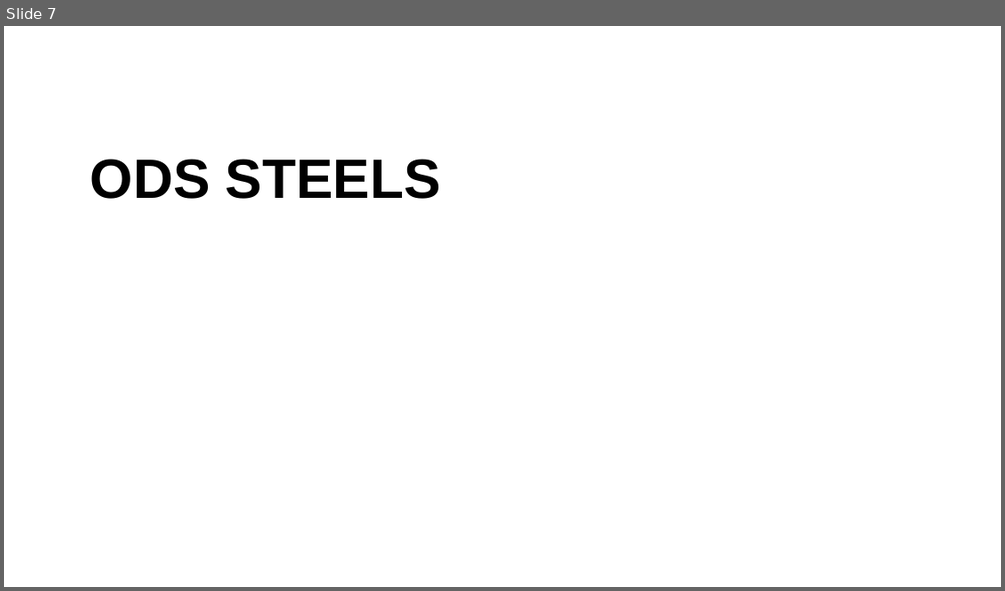
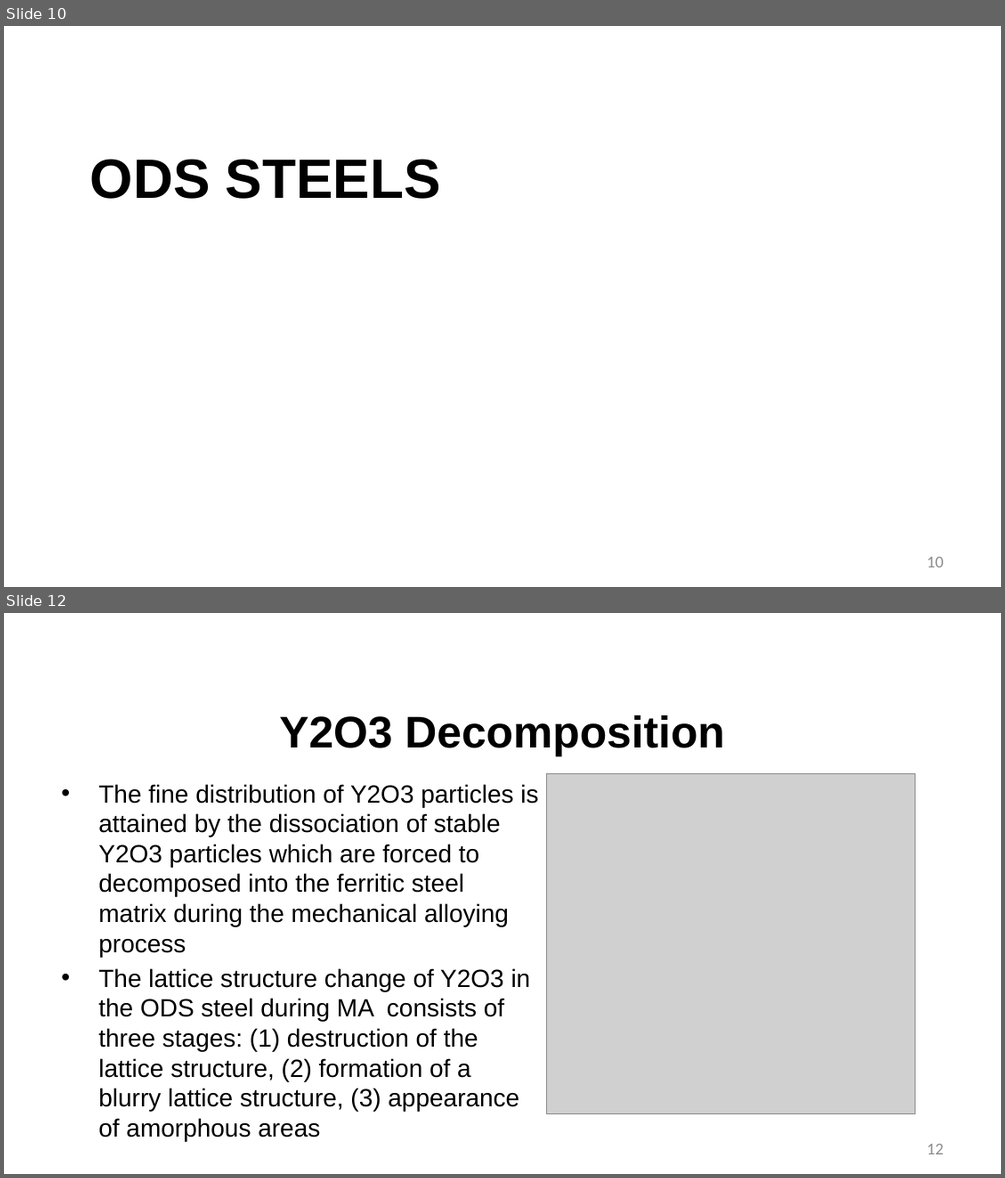
Before and after one commit to benbeeler/TEACHING, a slide deck: Advanced Reactor Materials/Lec21_AdvancedCladding.pptx. Shown one above the other, each under a label of ours: slide 7 before the commit, slides 10 and 12 after it; the slides between them are not shown. The pictures are 1005x591 and 1005x1178 pixels, drawn with LibreOffice and Linux fonts; fonts in the diff are those of the drawing; grey boxes stand for pictures; background and template pictures are left out. Boxes give left, top, right and bottom in pixels: in the first picture for what was removed or moved away, otherwise in the second. Text is boxed around its words. In the diff, an @@ line names an element or a change of style, - is before the commit and + after.

```diff
--- a/Advanced Reactor Materials/Lec21_AdvancedCladding.pptx
+++ b/Advanced Reactor Materials/Lec21_AdvancedCladding.pptx
@@ slide 12 added at <box>4,613,1001,1174</box>, background #FFFFFF @@
@@ title added at <box>279,715,724,757</box>, 42.7 pt, text #000000, bold @@
+Y2O3 Decomposition
@@ text added at <box>98,784,538,1111</box>, 24 pt, text #000000 @@
+• The fine distribution of Y2O3 particles is attained by the dissociation of stable Y2O3 particles which are forced to decomposed into the ferritic steel matrix during the mechanical alloying process
+• The lattice structure change of Y2O3 in the ODS steel during MA consists of three stages: (1) destruction of the lattice structure, (2) formation of a blurry lattice structure, (3) appearance of amorphous areas
@@ picture added at <box>547,774,915,1114</box> @@
@@ page number added at <box>927,1143,944,1154</box>, 16 pt, text #8C8C8C @@
+12
@@ what was slide 7 is now slide 10 @@
@@ slide 10 changed as well @@
@@ page number added at <box>927,556,944,567</box>, 16 pt, text #8C8C8C @@
+10
```
Also in this commit, not shown: 6 other slides changed, 10 other slides added, 1 slide removed.
